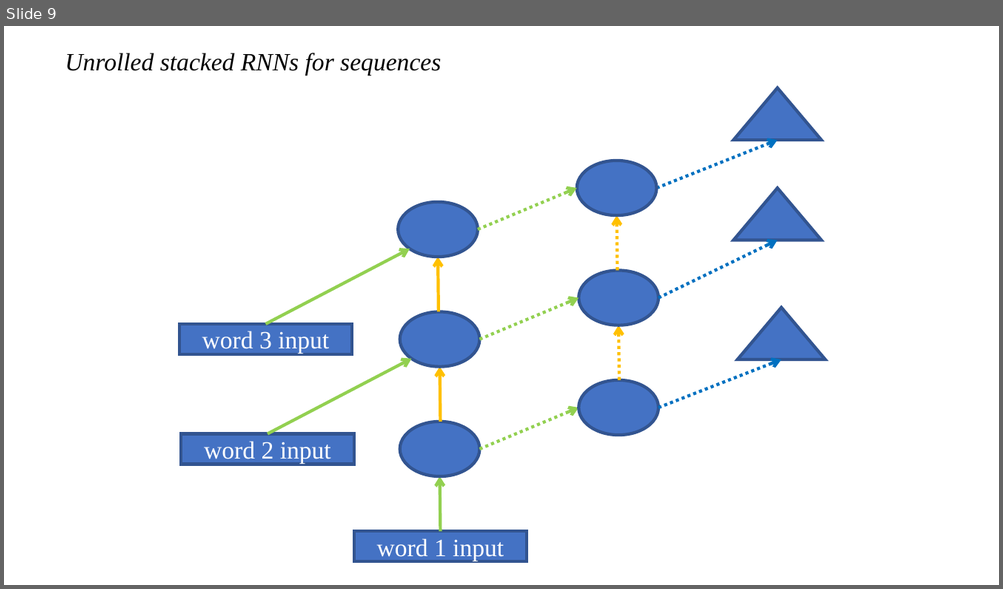
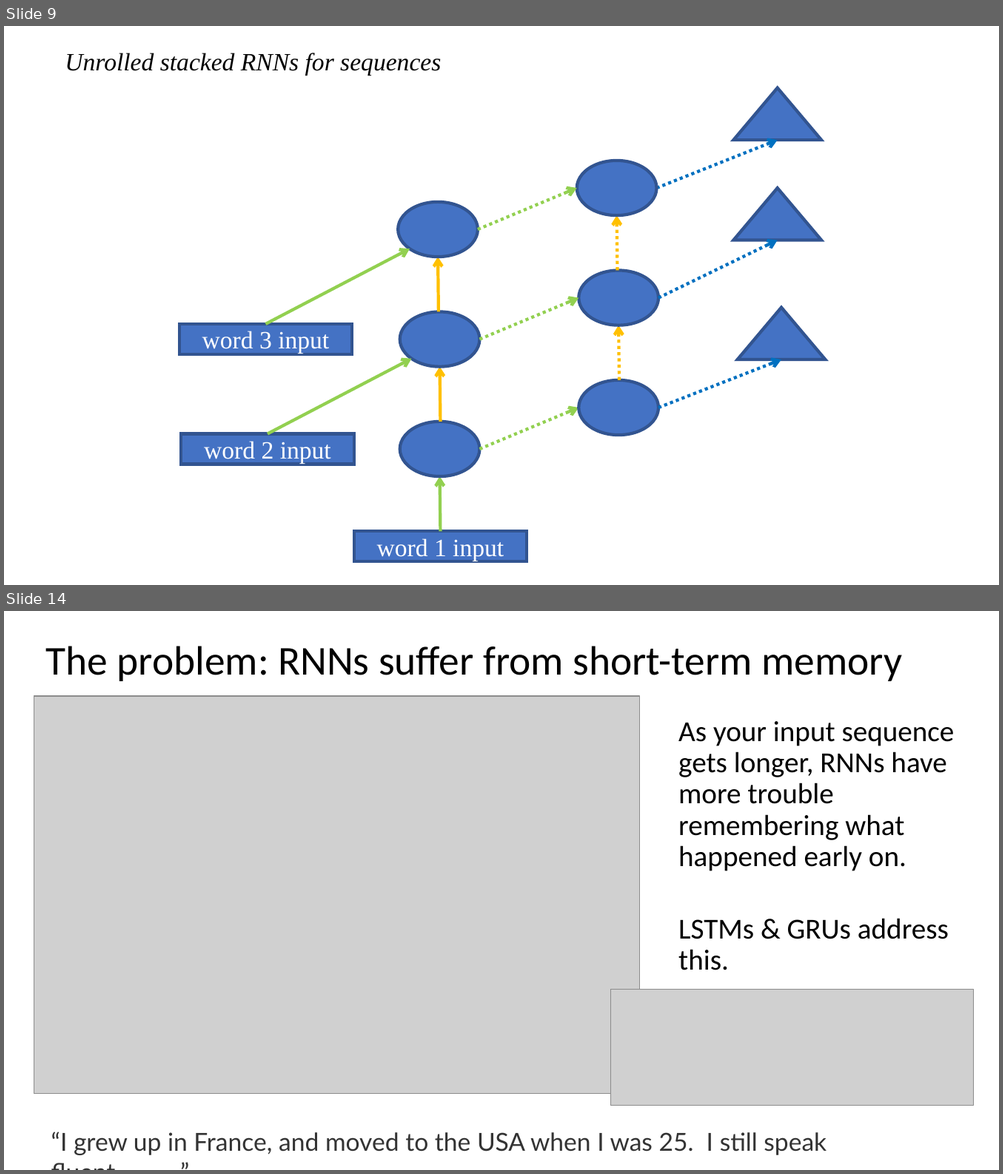
Before and after one commit to tramslegend/course-nlp, a slide deck: RNNs.pptx. Shown one above the other, each under a label of ours: slide 9 before the commit, slides 9 and 14 after it; the slides between them are not shown. The pictures are 1003x589 and 1003x1174 pixels, drawn with LibreOffice and Linux fonts; fonts in the diff are those of the drawing; grey boxes stand for pictures. Boxes give left, top, right and bottom in pixels: in the first picture for what was removed or moved away, otherwise in the second. Text is boxed around its words. In the diff, an @@ line names an element or a change of style, - is before the commit and + after.

```diff
--- a/RNNs.pptx
+++ b/RNNs.pptx
@@ slide 14 added at (4,611,999,1170), background #FFFFFF @@
@@ title added at (45,646,902,681), 39.6 pt, text #000000 @@
+The problem: RNNs suffer from short-term memory
@@ picture added at (34,696,640,1094) @@
@@ text added at (678,721,954,971), 28 pt, text #000000 @@
+As your input sequence gets longer, RNNs have more trouble remembering what happened early on.
+LSTMs & GRUs address this.
@@ picture added at (611,989,973,1105) @@
@@ text added at (51,1132,826,1156), 24 pt, text #333333 @@
+“I grew up in France, and moved to the USA when I was 25. I still speak fluent _____.”
```
Also in this commit, not shown: 7 other slides added, 3 other files.
